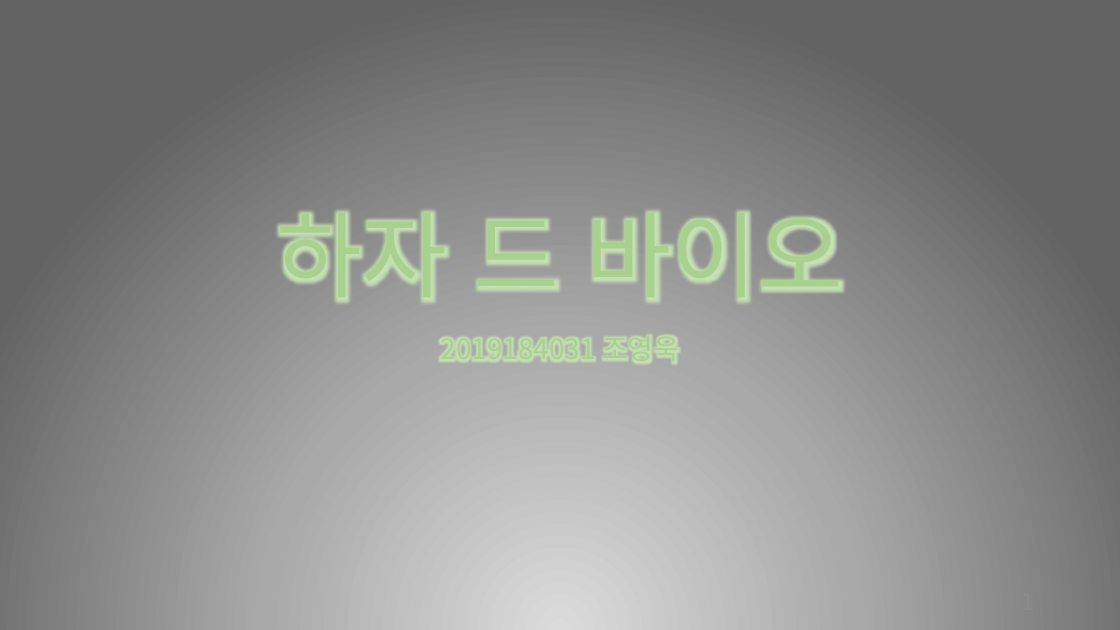
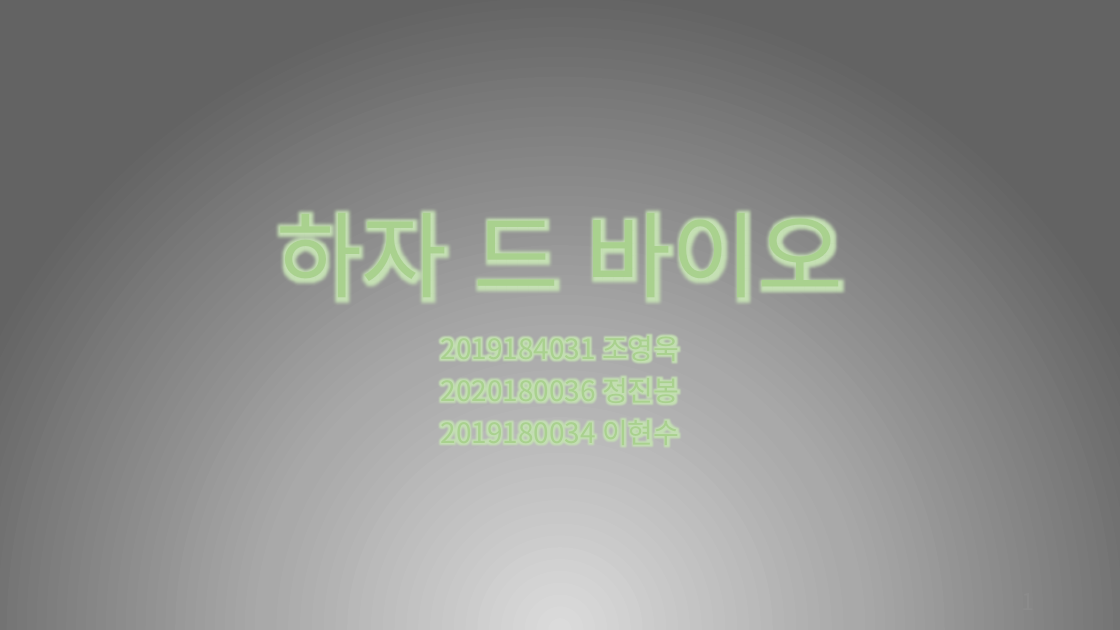
Before and after one commit to charobe/HDB, a slide deck: slide 1 of 조영욱/하자 드 바이오.pptx. Drawn at 1120x630 pixels with LibreOffice and Linux fonts; fonts in the diff are those of the drawing; background and template pictures are left out. Boxes give left, top, right and bottom in pixels: in the first picture for what was removed or moved away, otherwise in the second. Text is boxed around its words. In the diff, an @@ line names an element or a change of style, - is before the commit and + after.

```diff
--- a/조영욱/하자 드 바이오.pptx
+++ b/조영욱/하자 드 바이오.pptx
@@ subtitle at [440, 369, 679, 452]: paragraphs added @@
+2020180036 정진봉
+2019180034 이현수
```
Also in this commit, not shown: 13 other slides changed, 10 slides added, 1 slide removed, 1 other file.
